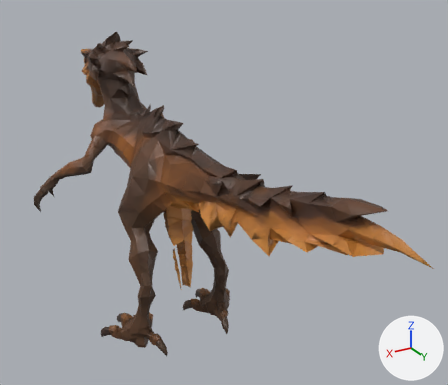
The FBX model creatures/dune_raptor/output/DuneRaptor.fbx: old version first, new version second.
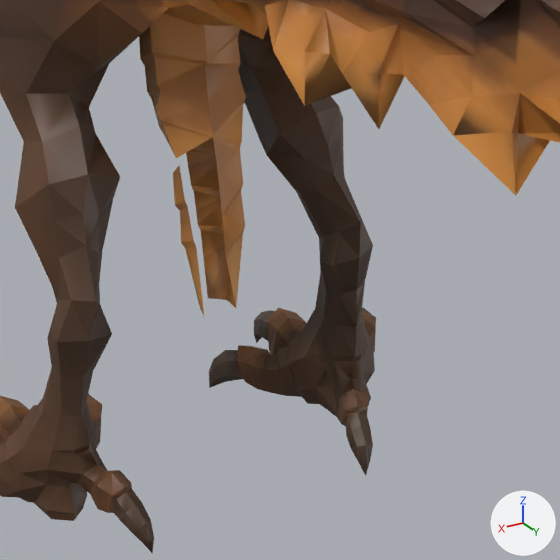
Old and new are each drawn whole from a camera (50 mm lens) standing at (0.463, 0.859, 0.477) and looking at (-0.049, 0.005, 0.05) and again close up on the part from 28% to 63% of the width and 52% to 93% of the height. Every picture has the same lights, and +X, +Y and +Z are marked at lower right. The older version's two pictures come first. Vertices at exactly the same position are counted once.

In view in the first close-up: 'DuneRaptor_Mesh'.
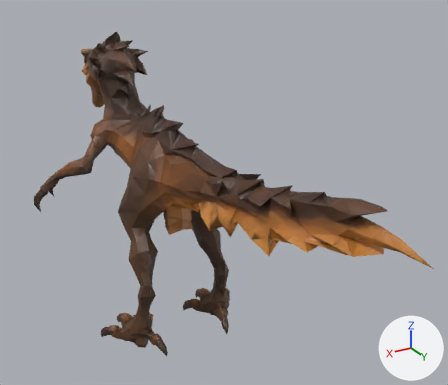
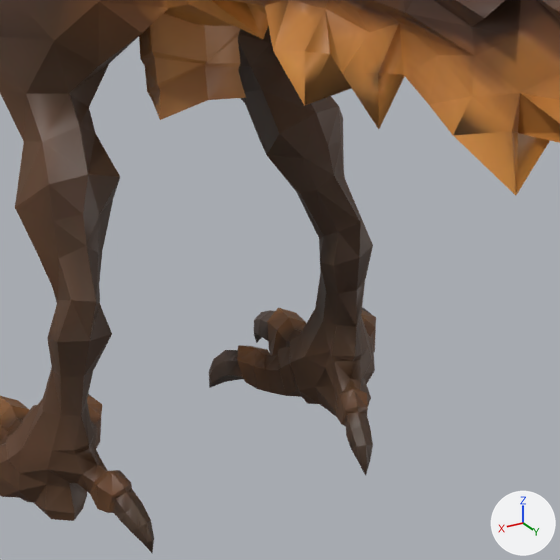
Where the change shows, as pixel boxes (x1, y1, x2, y2) in the close-ups (560 x 560 px):
part 1 of me_tripo_mesh_792084f5_fdd3_4060_bf8c_6d61aa8aa40f, deleted (brown)
    before: (173, 166, 205, 318)
part 2 of me_tripo_mesh_792084f5_fdd3_4060_bf8c_6d61aa8aa40f, deleted (brown)
    before: (152, 98, 246, 308)

Diff of the bpy script that builds the scene:
```diff
--- a/creatures/dune_raptor/output/DuneRaptor.fbx.py
+++ b/creatures/dune_raptor/output/DuneRaptor.fbx.py
@@ me_tripo_mesh_792084f5_fdd3_4060_bf8c_6d61aa8aa40f @@
 # used by ob_duneraptor_mesh; location = (0.0, 0.0, 0.0)
-me_tripo_mesh_792084f5_fdd3_4060_bf8c_6d61aa8aa40f.from_pydata(...)  # 2211 vertices, 4249 faces; spans x -0.202..0.202, y -0.5..0.5, z -0.285..0.285
+me_tripo_mesh_792084f5_fdd3_4060_bf8c_6d61aa8aa40f.from_pydata(...)  # 2165 vertices, 4184 faces; spans x -0.202..0.202, y -0.5..0.5, z -0.285..0.285
+# me_tripo_mesh_792084f5_fdd3_4060_bf8c_6d61aa8aa40f part 1: the loose piece of 12 vertices spanning x 0.008..0.018, y -0.075..-0.052, z -0.163..-0.071 is deleted
+# me_tripo_mesh_792084f5_fdd3_4060_bf8c_6d61aa8aa40f part 2
+# 34 vertices are removed from x -0.023..0.023, y -0.097..-0.046, z -0.163..-0.05
+# 55 faces are deleted
 me_tripo_mesh_792084f5_fdd3_4060_bf8c_6d61aa8aa40f.materials.append(mat_tripo_material_792084f5_fdd3_4060_bf8c_6d61aa8aa40f)
```
